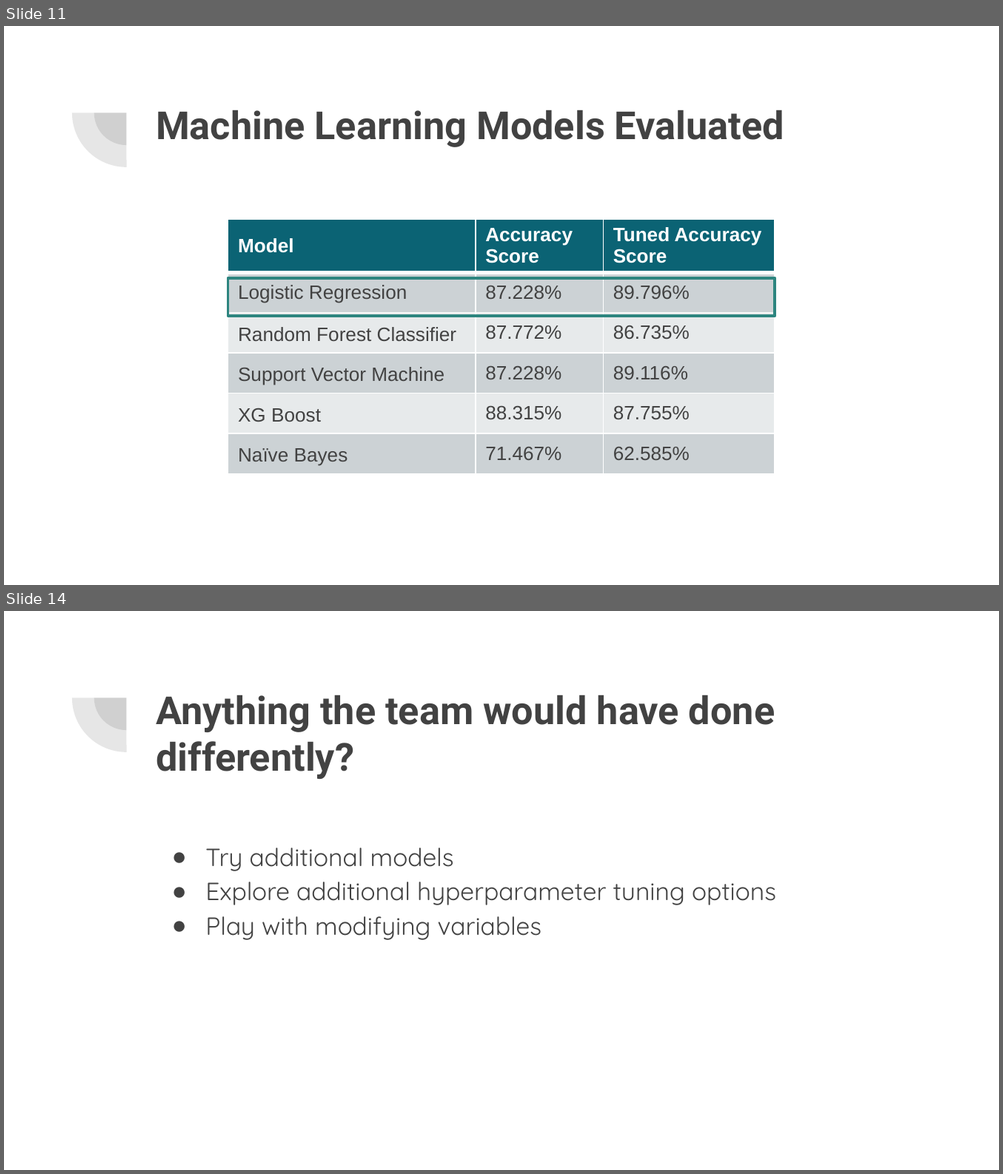
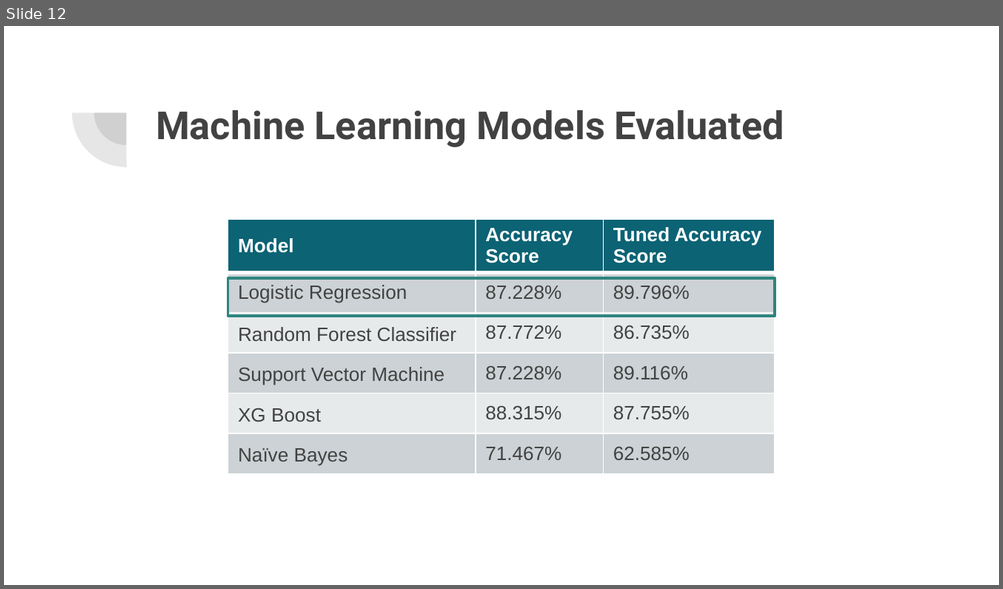
Before and after one commit to lykkelig/Group6_Final_Project, a slide deck: Presentation/Final Project Presentation.pptx. Shown one above the other, each under a label of ours: slides 11 and 14 before the commit, slide 12 after it; the slides between them are not shown. The pictures are 1003x1174 and 1003x589 pixels, drawn with LibreOffice and Linux fonts; fonts in the diff are those of the drawing. Boxes give left, top, right and bottom in pixels: in the first picture for what was removed or moved away, otherwise in the second. Text is boxed around its words. In the diff, an @@ line names an element or a change of style, - is before the commit and + after.

```diff
--- a/Presentation/Final Project Presentation.pptx
+++ b/Presentation/Final Project Presentation.pptx
@@ slide 14 removed at <box>4,611,999,1170</box>, background #FFFFFF; not listed: 2 template elements that a slide beside it also shows @@
@@ title removed at <box>156,695,774,779</box> @@
-Anything the team would have done differently?
@@ text removed at <box>205,848,776,940</box> @@
-● Try additional models
-● Explore additional hyperparameter tuning options
-● Play with modifying variables
@@ what was slide 11 is now slide 12 @@
```
Also in this commit, not shown: 8 slides changed, 3 slides added, 2 other slides removed, 2 other files.
